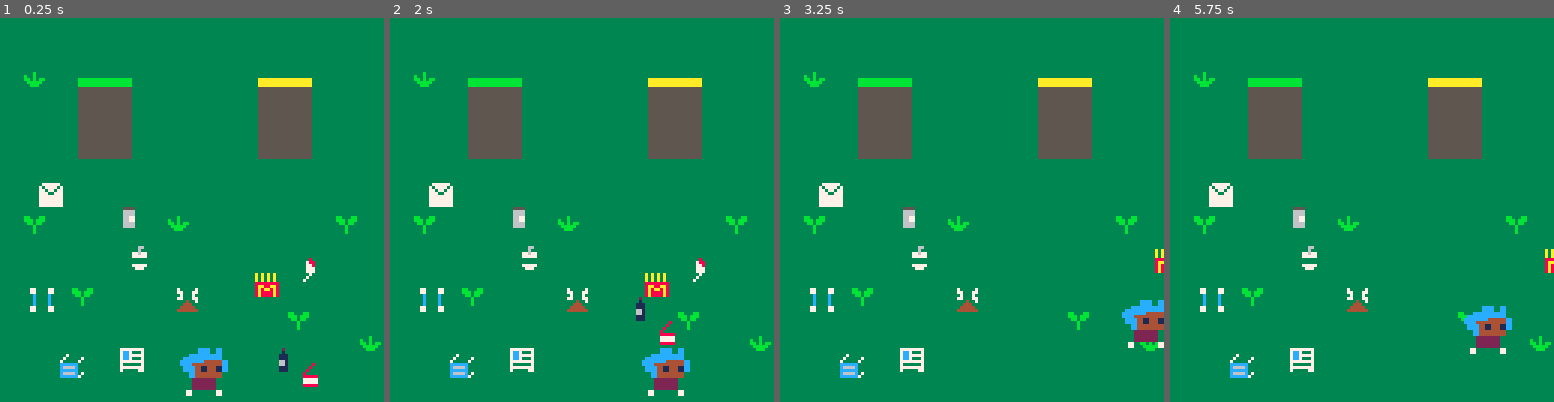
Above: before the commit, frames 1-4 (left to right).
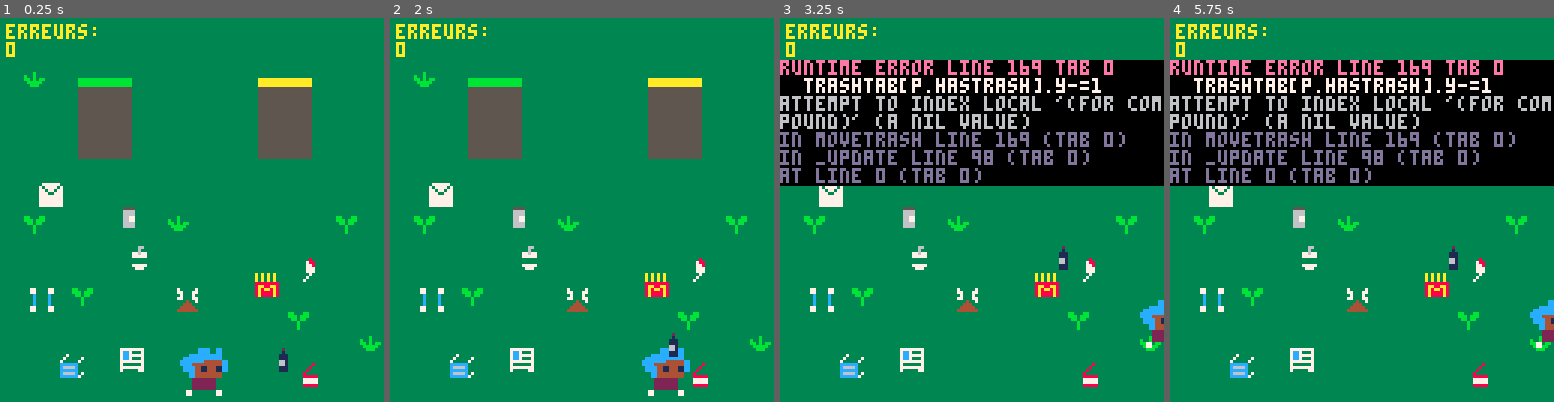
Above: after the commit, the same moments.

Repository: norab273/trash-master
Game: PICO-8 cartridge trash_master.p8
Same seed, same stepped clock (60 frames per second), same inputs: the game is played once before the commit and once after it.
Inputs:
- Up to frame 1 (0.25 s): no input
- Up to frame 2 (2 s): tap X (X key) at 0.33, 1.07, 1.85 s; hold Right from 1.6 s (still down)
- Up to frame 3 (3.25 s): release Right at 2.1 s; hold Up 2.15-2.42 s; hold Right 2.47-3.03 s; tap X (X key) at 2.97 s; hold Left from 3.08 s (still down)
- Up to frame 4 (5.75 s): release Left at 3.58 s; hold Down 3.63-3.97 s; hold Right 4.02-4.68 s; tap X (X key) at 4.08, 5.2 s; hold Up 4.73-5.03 s; hold Left 5.08-5.68 s; hold Down from 5.73 s (still down)

The runs differ from the first frame. In frame 1, 0.5% of the frame differs, in the area x 1-25%, y 1-11%; in frame 2, 1.0%; in frame 3, 35%; in frame 4, 36%, in the area x 0-100%, y 1-97%.
Error after the commit: runtime error line 169 tab 0; trashtab[p.hastrash].y-=1; attempt to index local '(for compound)' (a nil value)

Commit message:
new feature-problèmes shoot

Diff:
--- a/trash_master.p8
+++ b/trash_master.p8
@@ -2,100 +2,113 @@
 version 29
 __lua__
 function _init()
-	p={x=60,y=110,speed=2}
+	p={x=60,
+	y=110,
+	speed=2,
+	hastrash=0,
+	miroir=false}
+	throwing_count = 0
+	throwing = false
 	trashtab={
 		{
 		x=90,
 		y=110,
-		speed=4,
+		speed=150,
 		number=1,
 		sprite=16
 		},
 		{
 		x=100,
 		y=115,
-		speed=4,
+		speed=150,
 		number=1,
 		sprite=17
 		},
 		{
 		x=40,
 		y=110,
-		speed=4,
+		speed=150,
 		number=1,
 		sprite=18
 		},
 		{
 		x=20,
 		y=112,
-		speed=4,
+		speed=150,
 		number=2,
 		sprite=19
 		},
 		{
 		x=100,
 		y=80,
-		speed=4,
+		speed=40,
 		number=2,
 		sprite=20
 		},
 		{
 		x=10,
 		y=90,
-		speed=4,
+		speed=150,
 		number=2,
 		sprite=21
 		},
 		{
 		x=43,
 		y=76,
-		speed=4,
+		speed=150,
 		number=1,
 		sprite=32
 		},
 		{
 		x=85,
 		y=85,
-		speed=4,
+		speed=150,
 		number=2,
 		sprite=33
 		},
 		{
 		x=13,
 		y=55,
-		speed=4,
+		speed=150,
 		number=1,
 		sprite=34
 		},
 		{
 		x=39,
 		y=62,
-		speed=4,
+		speed=150,
 		number=1,
 		sprite=35
 		},
 		{
 		x=59,
 		y=90,
-		speed=4,
+		speed=150,
 		number=2,
 		sprite=36
 		}
 	   }
+
+green_bin={x=20,y=15,srite=10}
+yellow_bin={x=80,y=15,srite=64}
+explosions={}
+erreurs =0
 end
 
 function _update()
 	player_moves()
-	 grab(p,t)
-	 shoot()
+	grab()
+	movetrash()
+	update_trash1()
+	update_trash2()
+	update_explosions()
 end
 
 function _draw()
 	cls()
-
 	map(0,0,0,0,128,64)
 --player
-	spr(6,p.x,p.y,2,2)
+	spr(6,p.x,p.y,2,2,p.miroir)
 --verte
 	spr(10,20,15,4,4)
 --jaune
@@ -104,11 +117,21 @@
  for t in all(trashtab) do
 	spr(t.sprite,t.x,t.y)
  end
+--explosions
+draw_explosions()
+--erreurs
+print ("erreurs:",2,2,10)
+print (erreurs,2,8,10)
 end
 --end
 
 -->8
---collision
+--collision-p-t
+
+--trash
+--1:recyclable
+--2:pas recyclable
+
 function collision(a,b)
 	if a.x>b.x+16
 	or a.y>b.y+16
@@ -120,12 +143,35 @@
 	end
 end
 
-function grab(p,t)
--- print(trashtab[1].x)
-	for t in all(trashtab) do
-	 if collision(p,t)==true then
-	 	t.x = p.x+5
+function grab()
+	for i,t in pairs(trashtab) do
+ 	if collision(p,t)==true
+ 	and p.hastrash==0
+ 	then
+ 		p.hastrash = i
+ 	elseif p.hastrash==i
+ 	and throwing == false	then
+ 		t.x = p.x+5
  		t.y = p.y-5
+		end
+	end
+end
+
+
+function shoottrash()
+	if p.hastrash>0 then
+	throwing = true
+	throwing_count=100
+	p.hastrash = 0
+	end
+end
+
+function movetrash()
+	if throwing == true then
+		throwing_count -=1
+		trashtab[p.hastrash].y-=1
+		if throwing_count == 0 then
+			throwing = false
 		end
 	end
 end
@@ -133,27 +179,79 @@
 --player
 function player_moves()
 	if (btn(➡️)) p.x+=p.speed
-	if (btn(⬅️)) p.x-=p.speed
+	if (btn(⬅️))	p.x-=p.speed
 	if (btn(⬆️)) p.y-=p.speed
 	if (btn(⬇️)) p.y+=p.speed
- for t in all(trashtab) do
-	if (btnp(❎)) shoot(t)
-end
+	if (btnp(❎)) shoottrash()
+
+	if (p.x<0) p.x=0
+ if (p.y<0) p.y=0
+ if (p.x>120) p.x=120
+ if (p.y>115) p.y=115
+
 end
 -->8
---shoot trash
-function shoot(t)
-	for t in all(trashtab) do
-	if collision(p,t)==true then
-	t.y-=t.speed
-	end
-end
+--collision-t-bin
+function collision_bin(t,b)
+	if t.x>b.x+32
+	or t.y>b.y+32
+	or t.x+32<b.x
+	or t.y+32<b.y then
+		return false
+	else
+		return true
+	end
+end
+
+function update_trash1()
+	for i,t in pairs(trashtab) do
+		if trashtab[i].number==1
+		and collision_bin(t,green_bin)
+		then
+		create_explosions(t.x,t.y)
+		del (trashtab,trashtab[i])
+		erreurs +=1
+		end
+	end
+end
+
+function update_trash2()
+		for i,t in pairs(trashtab) do
+			if trashtab[i].number==2
+			and collision_bin(t,yellow_bin)
+			then
+			create_explosions(t.x,t.y)
+			del (trashtab,trashtab[i])
+			erreurs +=1
+		end
+	end
 end
 -->8
---trash
-
---1:recyclable
---2:pas recyclable
+--explosion
+function create_explosions(x,y)
+	add(explosions,{
+		x = x,
+		y = y,
+		timer = 0
+	})
+	sfx(0)
+	end
+
+function update_explosions()
+	for boom in all(explosions) do
+	boom.timer +=1
+		if boom.timer == 13 then
+			del(explosions,boom)
+		end
+	end
+end
+
+function draw_explosions()
+	for boom in all(explosions) do
+		circ(boom.x, boom.y,
+		 boom.timer/1.5, 8+boom.timer%3)
+	end
+end
 
 
 __gfx__
